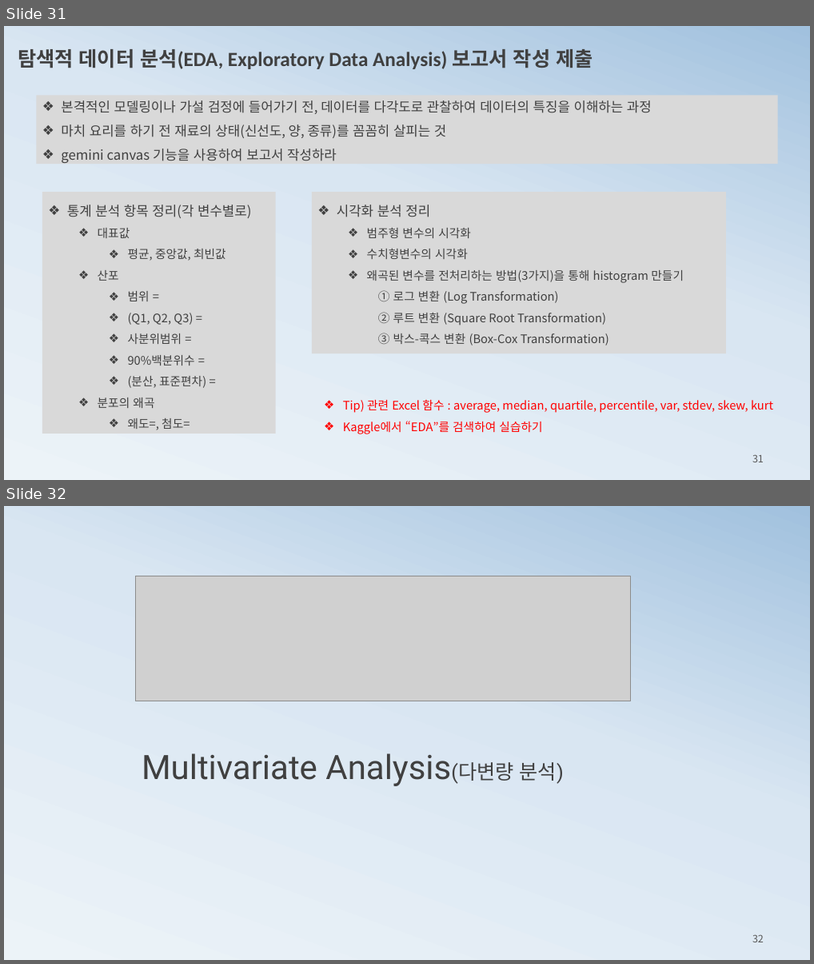
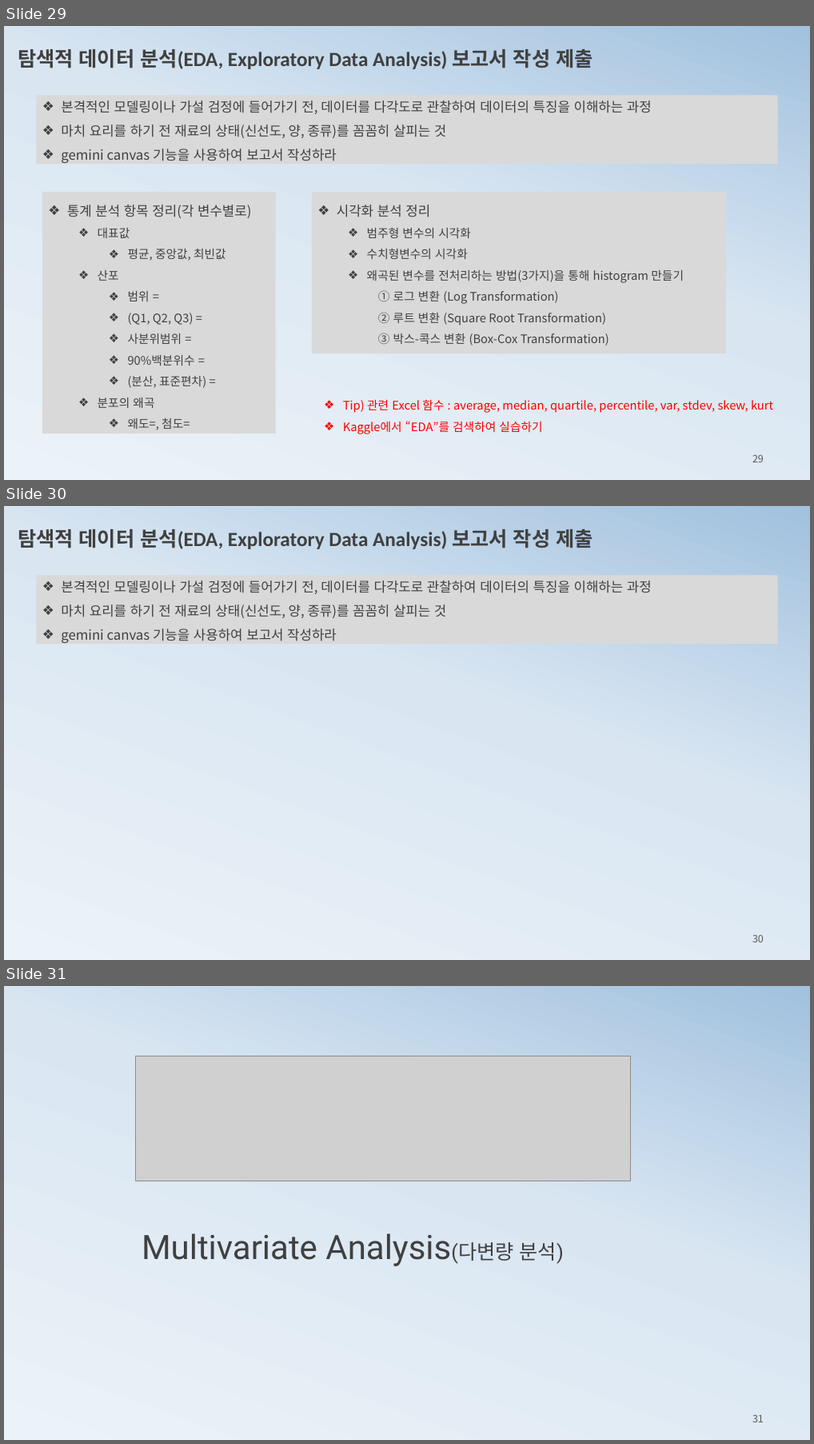
Before and after one commit to ancestor9/mathematics-for-machine-learning, a slide deck: 1_statistics for machine learning.pptx. Shown one above the other, each under a label of ours: slides 31 and 32 before the commit, slides 29, 30 and 31 after it. The pictures are 814x964 and 814x1444 pixels, drawn with LibreOffice and Linux fonts; fonts in the diff are those of the drawing; grey boxes stand for pictures. Boxes give left, top, right and bottom in pixels: in the first picture for what was removed or moved away, otherwise in the second. Text is boxed around its words. In the diff, an @@ line names an element or a change of style, - is before the commit and + after.

```diff
--- a/1_statistics for machine learning.pptx
+++ b/1_statistics for machine learning.pptx
@@ slide 30 added at (x1=4, y1=506, x2=810, y2=960), background gradient #ECF3F8 to #D9E6F2 to #A1C1DE @@
@@ text added at (x1=18, y1=529, x2=593, y2=549), 24 pt, text #404040, bold @@
+탐색적 데이터 분석(EDA, Exploratory Data Analysis) 보고서 작성 제출
@@ rectangle added at (x1=36, y1=575, x2=778, y2=644), fill #D9D9D9, 16 pt, text #404040 @@
+❖ 본격적인 모델링이나 가설 검정에 들어가기 전, 데이터를 다각도로 관찰하여 데이터의 특징을 이해하는 과정
+❖ 마치 요리를 하기 전 재료의 상태(신선도, 양, 종류)를 꼼꼼히 살피는 것
+❖ gemini canvas 기능을 사용하여 보고서 작성하라
@@ page number added at (x1=753, y1=934, x2=764, y2=942), 12 pt, text #595959 @@
+30
@@ what was slide 31 is now slide 29 @@
@@ page number at (x1=753, y1=454, x2=764, y2=462): text changed @@
-31
+29
@@ what was slide 32 is now slide 31 @@
@@ page number at (x1=753, y1=1414, x2=764, y2=1422): text changed @@
-32
+31
```
Also in this commit, not shown: 2 slides changed, 3 other slides added, 2 slides removed, 1 other file.
